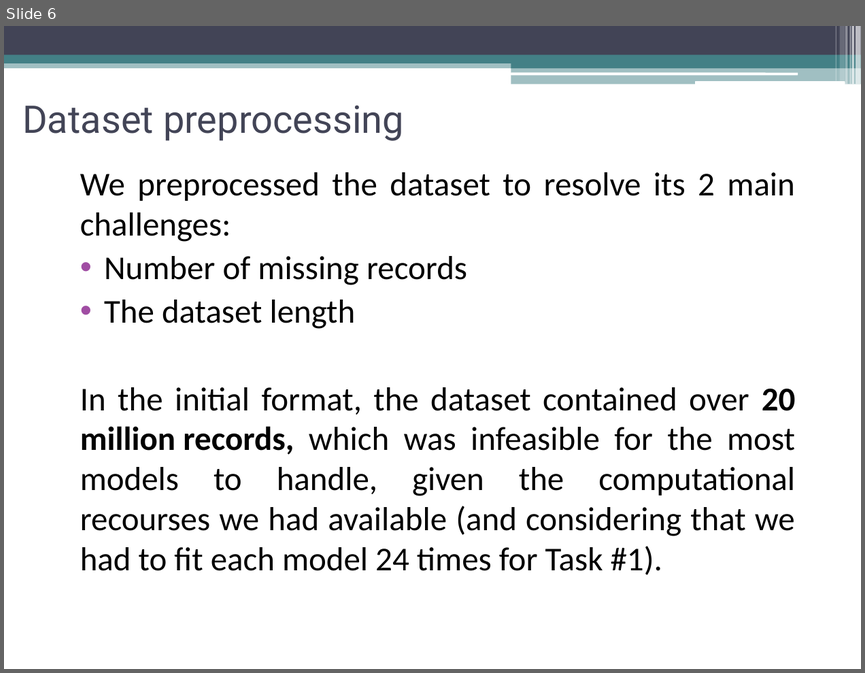
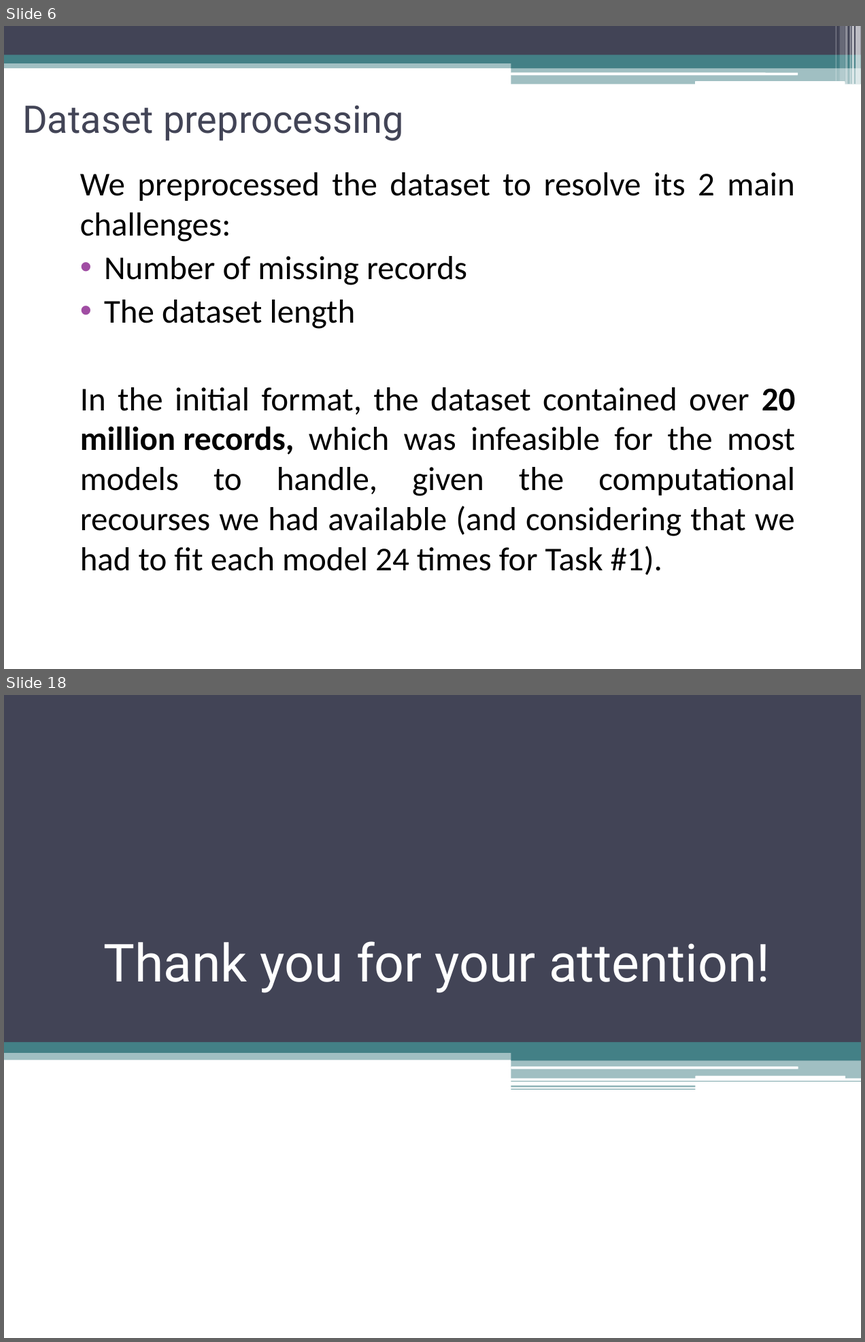
Before and after one commit to TarasKutsyk/ML-for-Automation-Project, a slide deck: Presentation ASHRAE.pptx. Shown one above the other, each under a label of ours: slide 6 before the commit, slides 6 and 18 after it; the slides between them are not shown. The pictures are 865x673 and 865x1342 pixels, drawn with LibreOffice and Linux fonts; fonts in the diff are those of the drawing. Boxes give left, top, right and bottom in pixels: in the first picture for what was removed or moved away, otherwise in the second. Text is boxed around its words. In the diff, an @@ line names an element or a change of style, - is before the commit and + after.

```diff
--- a/Presentation ASHRAE.pptx
+++ b/Presentation ASHRAE.pptx
@@ slide 18 added at (4, 695, 861, 1338), background #FFFFFF @@
@@ rectangle added at (4, 695, 861, 1042), fill #424456 @@
@@ title added at (103, 941, 770, 993), 44 pt, text #FFFFFF @@
+Thank you for your attention!
@@ rectangle added at (4, 1037, 861, 1060), fill #438086 at 50% opacity @@
@@ rectangle added at (4, 1040, 861, 1052), fill #438086 @@
@@ rectangle added at (604, 1036, 861, 1059), fill #438086 @@
@@ rectangle added at (511, 1052, 861, 1061), fill #438086 @@
@@ rectangle added at (511, 1060, 861, 1078), fill #438086 at 50% opacity @@
@@ rectangle added at (511, 1081, 861, 1081), fill #438086 at 65% opacity @@
@@ rounded rectangle added at (511, 1066, 798, 1068), fill #FFFFFF @@
@@ rounded rectangle added at (696, 1075, 845, 1079), fill #FFFFFF @@
@@ rectangle added at (511, 1085, 696, 1087), fill #438086 at 60% opacity @@
@@ rectangle added at (511, 1088, 696, 1089), fill #438086 at 65% opacity @@
```
Also in this commit, not shown: 12 slides changed, 3 other slides added, 2 slides removed, 2 other files.
